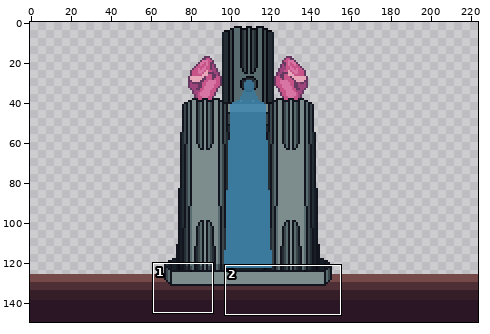
A pixel-art file gets an edit: Personal_Jessica/Checkpoint/Checkpoint-versión detallada.aseprite. The first picture is a wide view before the edit; the outline marks the close-up.
Close-up. Old version:
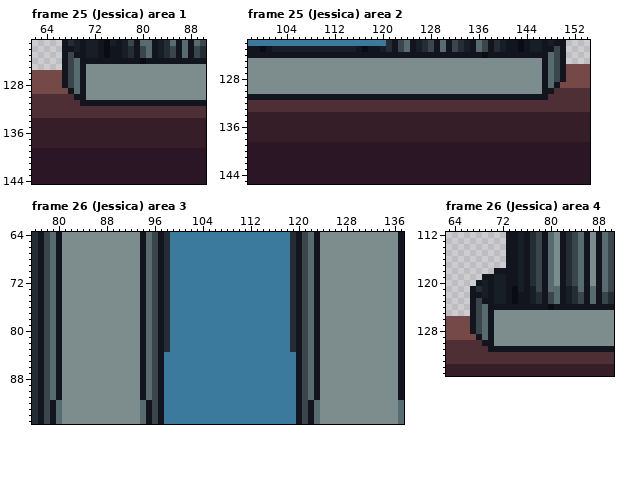
224x150 pixels, 30 frames. Colours within 5 levels of each other are drawn and written as one. Shown: frame 25 (Jessica) area 1: x 62..90, y 121..144; frame 25 (Jessica) area 2: x 98..154, y 122..145; frame 26 (Jessica) area 3: x 76..137, y 64..95; frame 26 (Jessica) area 4: x 63..90, y 112..135. The commit also changed other frames or places, which this record leaves out.
Once edited:
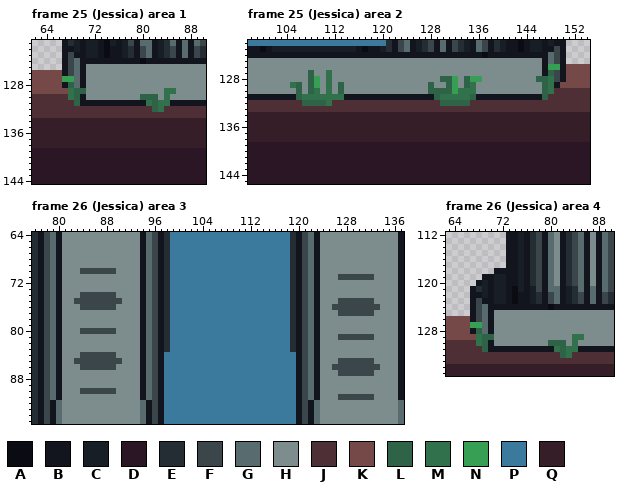
Palette (. is transparent): A #0b0c13  B #12151d  C #181e25  D #2b1625  E #232d33  F #3a464a  G #586b6f  H #7d8c8c  J #4e2f35  K #754947  L #2e6348  M #31714c  N #379f54  P #3c7a9d  Q #361e29
Commit: Cambios fuente
Difference:
layer "Detalles" added
Frame 25 (Jessica) area 1, layer "Detalles":
Colour L replaces colour B in row 129 at x 70; in row 130 at x 69; in row 131 at x 82.
Colour L replaces colour F in row 128 at x 68.
Colour L replaces colour G in row 129 at x 69.
Colour L replaces colour H in row 130 at x 80 to 82.
Colour L replaces colour J in row 131 at x 69; in row 132 at x 82.
Colour M replaces colour B in row 129 at x 68; in row 131 at x 81 and 83 to 84.
Colour M replaces colour H in row 129 at x 84 to 85; in row 130 at x 84.
Colour M replaces colour J in row 130 at x 68; in row 132 at x 83.
Colour N replaces colour B in row 127 at x 67.
Colour N replaces colour F in row 127 at x 68.
Frame 25 (Jessica) area 2, layer "Detalles":
Colour L replaces colour B in rows 128 to 130 at x 147; in row 131 at x 106, 129, 135 and 147.
Colour L replaces colour G in row 127 at x 148.
Colour L replaces colour H in row 127 at x 108; in row 128 at x 108, 130 to 131, 134 and 146; in row 129 at x 106, 108, 113, 128, 131 and 134; in row 130 at x 106, 108, 113 and 128 to 131.
Colour L replaces colour J in row 132 at x 107 to 110 and 130 to 134.
Colour M replaces colour B in row 130 at x 148; in row 131 at x 107 to 113 and 130 to 134.
Colour M replaces colour G in rows 128 to 129 at x 148.
Colour M replaces colour H in rows 127 to 128 at x 111; in row 129 at x 105, 111 and 135; in row 130 at x 109, 111 and 133 to 135.
Colour M replaces colour J in row 132 at x 111.
Colour N replaces colour F in row 126 at x 149.
Colour N replaces colour G in row 126 at x 148.
Colour N replaces colour H in row 128 at x 109, 132 and 135 to 136; in row 129 at x 109 and 132; in row 130 at x 132.
Frame 26 (Jessica) area 3, layer "Detalles":
Colour F replaces colour H in row 70 at x 84 to 89; in row 71 at x 127 to 132; in row 74 at x 84 to 89; in row 75 at x 83 to 90 and 127 to 132; in row 76 at x 84 to 89 and 126 to 133; in row 77 at x 127 to 132.
Colour F replaces colour H in row 80 at x 84 to 89; in row 81 at x 127 to 132; in row 84 at x 84 to 89; in row 85 at x 83 to 90 and 127 to 132; in row 86 at x 84 to 89 and 126 to 133; in row 87 at x 127 to 132.
Colour F replaces colour H in row 90 at x 84 to 89; in row 91 at x 127 to 132.
Frame 26 (Jessica) area 4, layer "Detalles": the same change as frame 25 (Jessica) area 1
